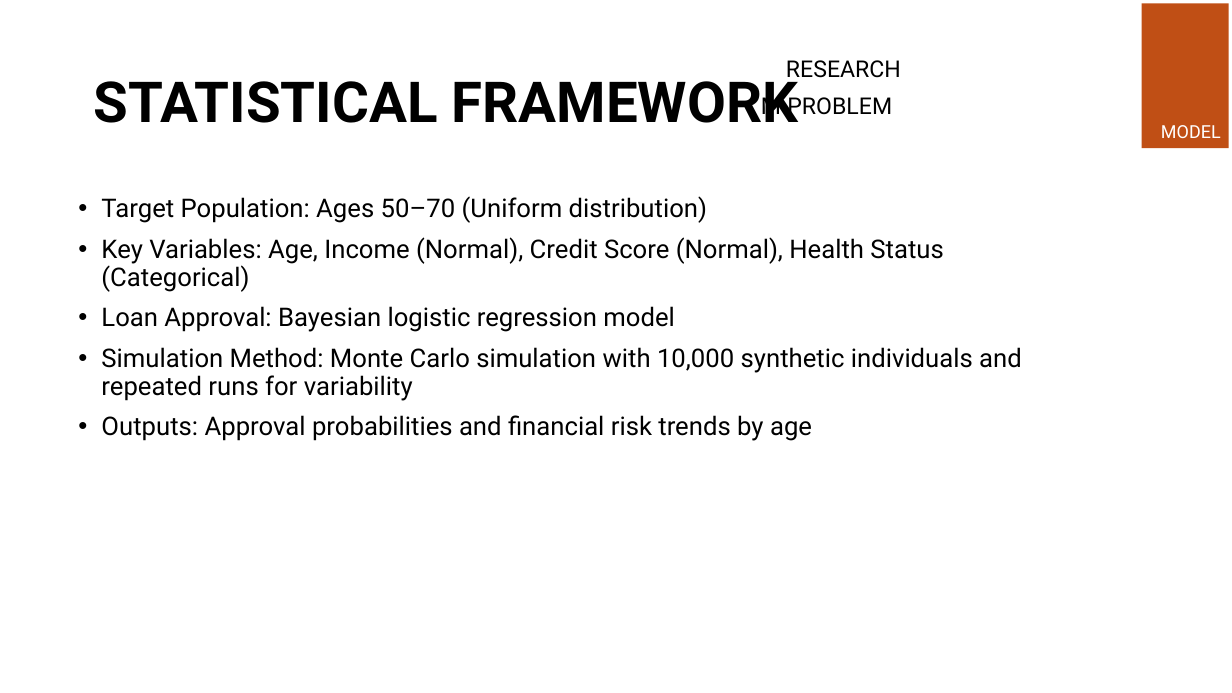
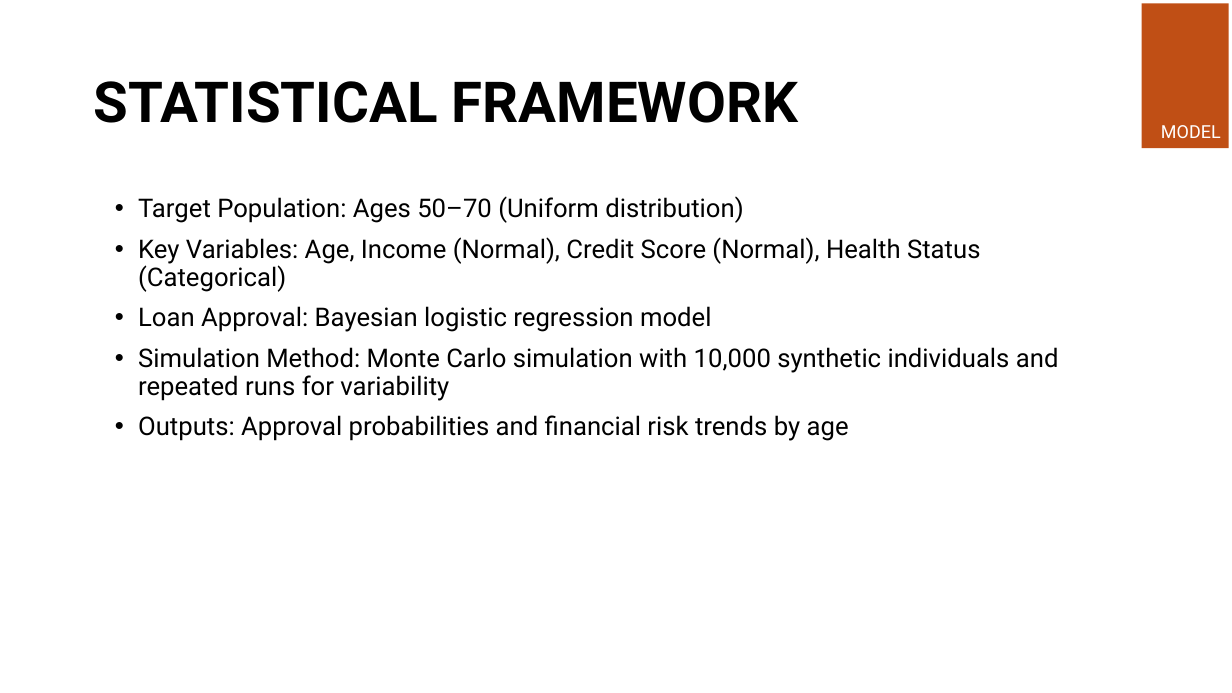
Before and after one commit to ijoshdavis/KSU-STAT-7100_MCSP, a slide deck: slide 4 of deliverables/Week 8 - Presentation_JLD.pptx. Drawn at 1232x693 pixels with LibreOffice and Linux fonts; fonts in the diff are those of the drawing; background and template pictures are left out. Boxes give left, top, right and bottom in pixels: in the first picture for what was removed or moved away, otherwise in the second. Text is boxed around its words. In the diff, an @@ line names an element or a change of style, - is before the commit and + after.

```diff
--- a/deliverables/Week 8 - Presentation_JLD.pptx
+++ b/deliverables/Week 8 - Presentation_JLD.pptx
@@ text removed at box(786, 60, 901, 83) @@
-RESEARCH
@@ text removed at box(761, 93, 892, 119) @@
-M-PROBLEM
@@ text "Target Population: Ages 50–70 (Uniform ...": place and size @@
-text "Target Population: Ages 50–70 (Uniform ..." at box(101, 196, 1022, 441)
+text "Target Population: Ages 50–70 (Uniform ..." at box(138, 196, 1059, 441)
```
Also in this commit, not shown: 6 other slides changed, 10 slides added, 3 slides removed, 55 other files.
